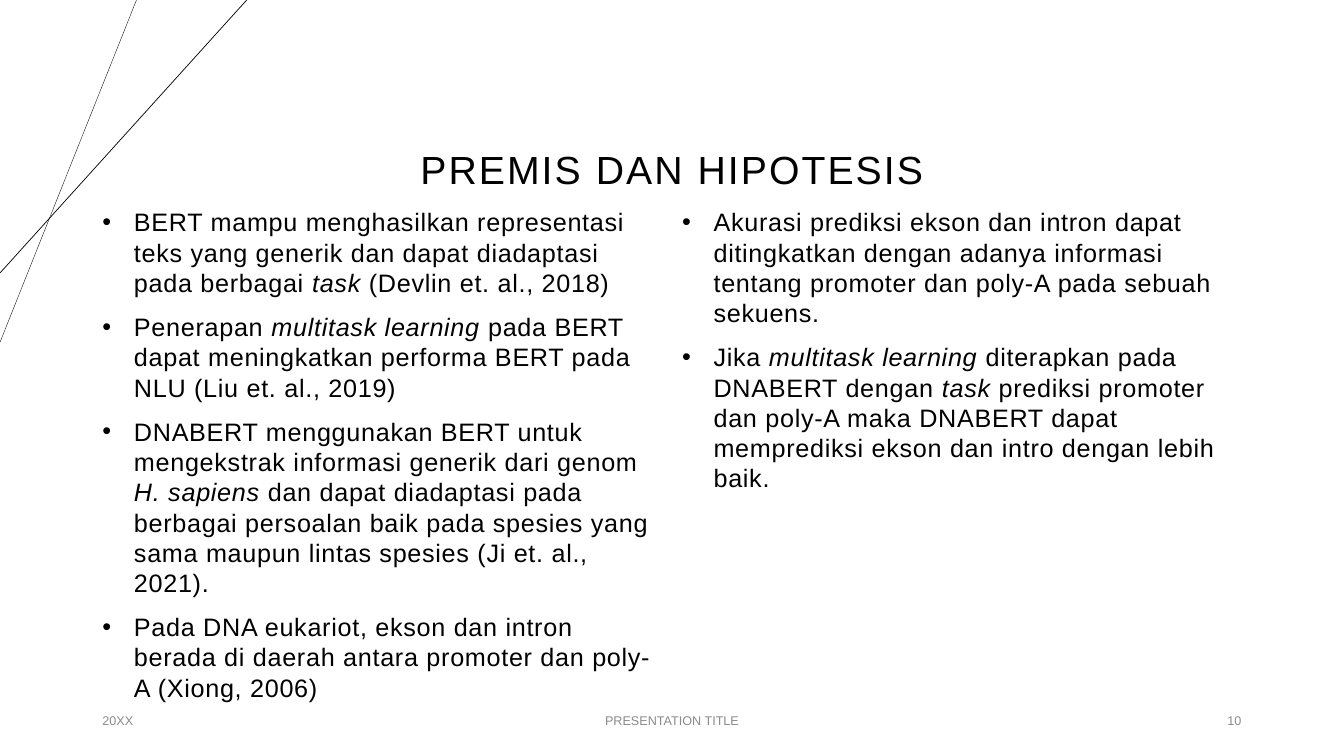
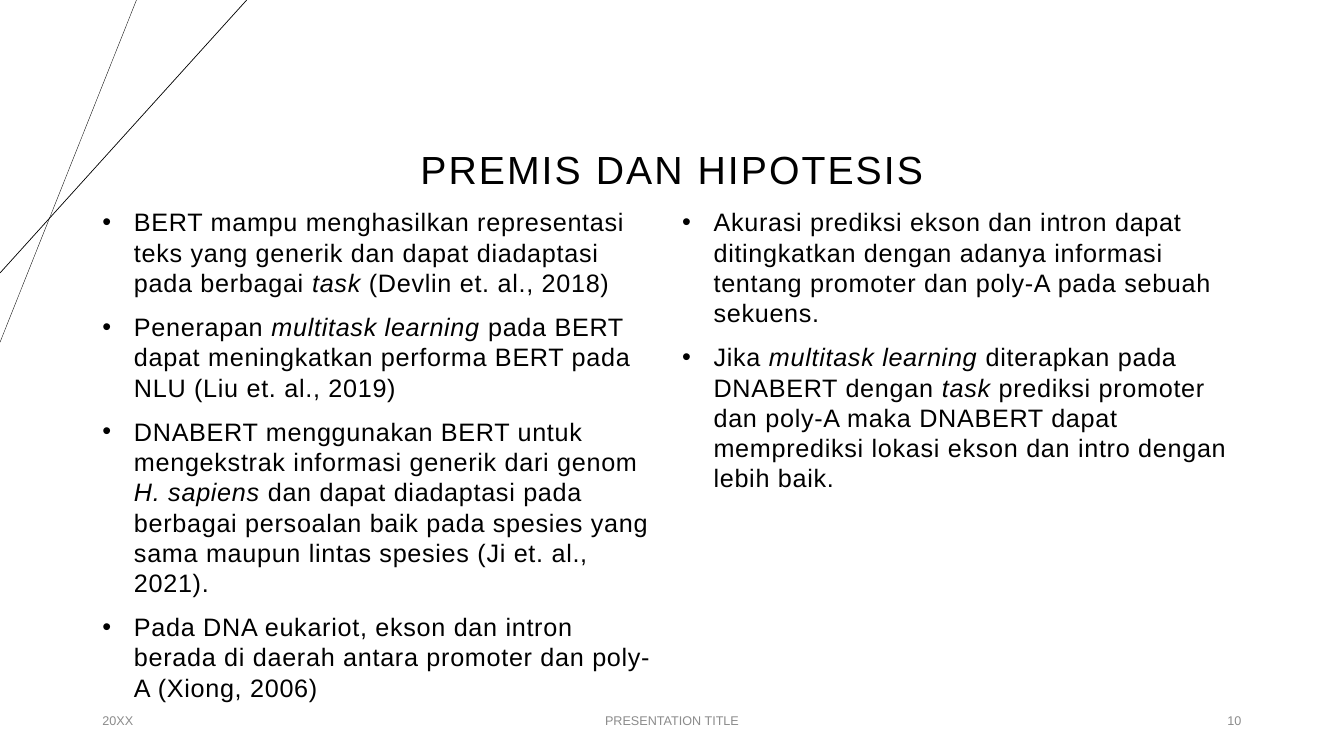
Before and after one commit to anwari32/IF5099-Metode-Penelitian, a slide deck: slide 10 of proposals/v2/Penerapan Multitask Learning dan BERT untuk Prediksi Splice.pptx. Drawn at 1344x756 pixels with LibreOffice and Linux fonts; fonts in the diff are those of the drawing. Boxes give left, top, right and bottom in pixels: in the first picture for what was removed or moved away, otherwise in the second. Text is boxed around its words. In the diff, an @@ line names an element or a change of style, - is before the commit and + after.

```diff
--- a/proposals/v2/Penerapan Multitask Learning dan BERT untuk Prediksi Splice.pptx
+++ b/proposals/v2/Penerapan Multitask Learning dan BERT untuk Prediksi Splice.pptx
@@ text at (x1=714, y1=347, x2=1226, y2=488): text changed @@
-• Jika multitask learning diterapkan pada DNABERT dengan task prediksi promoter dan poly-A maka DNABERT dapat memprediksi ekson dan intro dengan lebih baik.
+• Jika multitask learning diterapkan pada DNABERT dengan task prediksi promoter dan poly-A maka DNABERT dapat memprediksi lokasi ekson dan intro dengan lebih baik.
```
Also in this commit, not shown: 10 other slides changed, 16 slides added, 1 slide removed, 7 other files.
